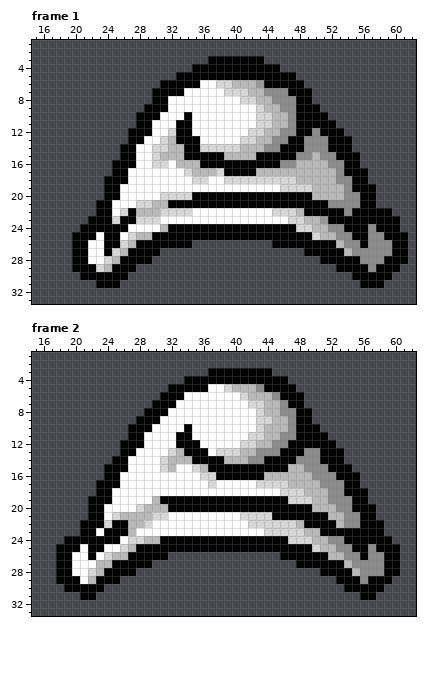
Edited in one commit: animated GIF sprite (sprites/regular/sptClumsy.gif). Above: the version before the commit.
The file is 80x80 pixels, 2 frames. Shown: frame 1: x 15..62, y 1..33; frame 2: x 15..62, y 1..33.
New version:
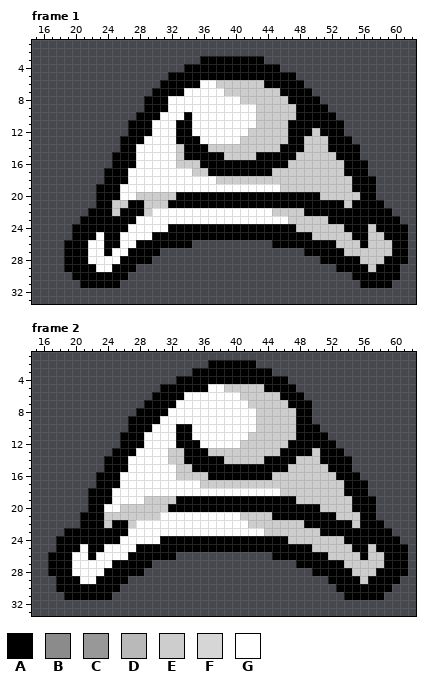
Palette (. is transparent): A #000000  B #8b8b8b  C #989898  D #b9b9b9  E #cdcdcd  F #d6d6d6  G #ffffff
The exact change:
Frame 1:
y 3: x 36 . -> A
y 4: x 34 . -> A
y 5: x 32 . -> A
y 6: x 38..43 FFDDDC -> EEEEEE
y 7: x 39..46 FFFDDBBB -> EEEEEEEA
y 8: x 29 . -> A; x 41..47 FFDDBBB -> EEEEEEA; x 50 . -> A
y 9: x 43..47 FDDBB -> EEEEE; x 51 . -> A
y 10: x 43..47 FFDDB -> EEEEE; x 52 . -> A
y 11: x 27 . -> A; x 43..47 FFDDB -> EEEEA; x 53 . -> A
y 12: x 32 F -> G; x 42..47 FFDDBB -> EEEEEA; x 50 B -> E
y 13: x 26 . -> A; x 31..32 FD -> GG; x 41..46 FFDDBB -> EEEEEE; x 49..51 BBB -> EEE
y 14: x 30..33 FFDD -> GGGE; x 36..45 FFFFFDDDBB -> AEEEEEEEEE; x 49..51 BBB -> EEE; x 55 . -> A
y 15: x 25 . -> A; x 30..33 FDDD -> GGGE; x 39..42 DDDD -> EEEE; x 48..52 BBDBB -> EEEEE
y 16: x 30..31 FF -> GG; x 33..35 DDD -> EEE; x 46..53 BBDDDDBB -> AEEEEEEE; x 56 . -> A
y 17: x 24 . -> A; x 34..38 FDDDF -> GEEAA; x 43..53 DDDDDDDDDDB -> AAEEEEEEEEE
y 18: x 35..36 FF -> GG; x 38..54 GFFFFFFFFFDDDDDBB -> EEEEEEEEEEEEEEEEE; x 57 . -> A
y 19: x 23 . -> A; x 46..54 FFFFDDDDB -> EEEEEEEEE
y 20: x 23 . -> A; x 28..34 GGGFFFF -> EEEEEAA; x 50..55 DDDDBB -> AEEEEE
y 21: x 25..31 GGGFFDD -> EEAAEEE; x 52..55 BBBB -> AAEA; x 58 . -> A
y 22: x 22 . -> A; x 25..26 GF -> EA; x 28..34 DDDFFFF -> AEGGGGG; x 45..48 FFFD -> EEEE; x 54 B -> A
y 23: x 21 . -> A; x 25 F -> A; x 28..30 FFF -> GGG; x 47..51 FFDDC -> EEEEE
y 24: x 20 . -> A; x 31 D -> G; x 48..53 FFDDBB -> EEEEEE; x 57 B -> E; x 61 . -> A
y 25: x 27..29 FDD -> GGG; x 50..54 FDDBB -> EEEEE; x 57..58 BB -> EE
y 26: x 19 . -> A; x 26..27 FD -> GG; x 53..55 DBB -> EEE; x 57..59 BBB -> EEE
y 27: x 19 . -> A; x 25..26 FD -> GG; x 54..59 DBBBBB -> EEEEEE
y 28: x 19 . -> A; x 24..25 FD -> GG; x 56..58 BBB -> EEE
y 29: x 19 . -> A; x 23..24 FD -> GG; x 57 B -> E
y 30: x 20 . -> A; x 60 . -> A
y 31: x 21..22 .. -> AA; x 59 . -> A
Frame 2:
y 2: x 37..42 ...... -> AAAAAA
y 3: x 35..36 .. -> AA
y 4: x 33 . -> A
y 5: x 31 . -> A; x 39..43 FDDDB -> EEEEE
y 6: x 30 . -> A; x 41..45 FDDDB -> EEEEE
y 7: x 29 . -> A; x 42..46 FFDDB -> EEEEE; x 49 . -> A
y 8: x 28 . -> A; x 43..47 FDDBB -> EEEEE
y 9: x 27 . -> A; x 43..47 FFDDB -> EEEEE
y 10: x 33 G -> A; x 43..47 FDDDB -> EEEEE
y 11: x 26 . -> A; x 42..47 FFDDBB -> EEEEEE
y 12: x 41..46 FFDDBB -> EEEEEE
y 13: x 25 . -> A; x 32..33 FD -> EE; x 37..45 GFFFDDBBB -> EEEEEEEEE; x 49..50 BB -> AE
y 14: x 24 . -> A; x 31..34 FDDD -> GEEA; x 39..43 DDDBB -> EEEEE; x 48..50 BBB -> EEE; x 54 . -> A
y 15: x 31..36 FDGGFD -> GGEEAA; x 47..51 DDBBB -> EEEEE
y 16: x 23 . -> A; x 33..37 GGGFF -> EEEEA; x 44..52 DDDDDDBBB -> AEEEEEEEE
y 17: x 36..53 GFGGGGGFFFFDDDDBBB -> EEEEEEEEEEEEEEEEEE; x 56 . -> A
y 18: x 22 . -> A; x 46..53 FFFDDDBB -> EEEEEEEE
y 19: x 29..32 GDAA -> EEEE; x 47..54 FFFDDBBB -> AEEEEEEE; x 57 . -> A
y 20: x 26..31 GGFDDD -> EEEEEE; x 50..54 DDDBB -> AEEEE
y 21: x 21 . -> A; x 24..31 GFDDDDFF -> EEEEEEEG; x 41..44 FFFF -> EEEE; x 52..55 DDBB -> AEEE
y 22: x 24 F -> E; x 27..29 DDF -> EGG; x 42..48 FFFFFFD -> EEEEEEE; x 53..55 DBB -> AAE
y 23: x 19..20 .. -> AA; x 23 G -> A; x 27 D -> G; x 44..50 FFFFFDD -> EEEEEEE; x 59 . -> A
y 24: x 18 . -> A; x 27..30 FFDD -> GGGG; x 47..53 FFFDDBB -> EEEEEEE; x 60 . -> A
y 25: x 26..27 FD -> GG; x 50..54 FDDBB -> EEEEE; x 57 B -> E; x 61 . -> A
y 26: x 17 . -> A; x 24..26 FDD -> GGG; x 32 . -> A; x 45 . -> A; x 52..55 DDBB -> EEEE; x 57..58 BB -> EE; x 61 . -> A
y 27: x 17 . -> A; x 23..24 DD -> GG; x 54..58 DBBBB -> EEEEE; x 61 . -> A
y 28: x 17 . -> A; x 22..23 FD -> GG; x 28 . -> A; x 50 . -> A; x 55..58 DBBB -> EEEA; x 61 . -> A
y 29: x 22 D -> G; x 26 . -> A; x 52 . -> A; x 56 B -> E; x 60 . -> A
y 30: x 18 . -> A; x 24..25 .. -> AA; x 53 . -> A; x 59 . -> A
y 31: x 19..20 .. -> AA; x 23..24 .. -> AA; x 54..55 .. -> AA; x 58 . -> A
